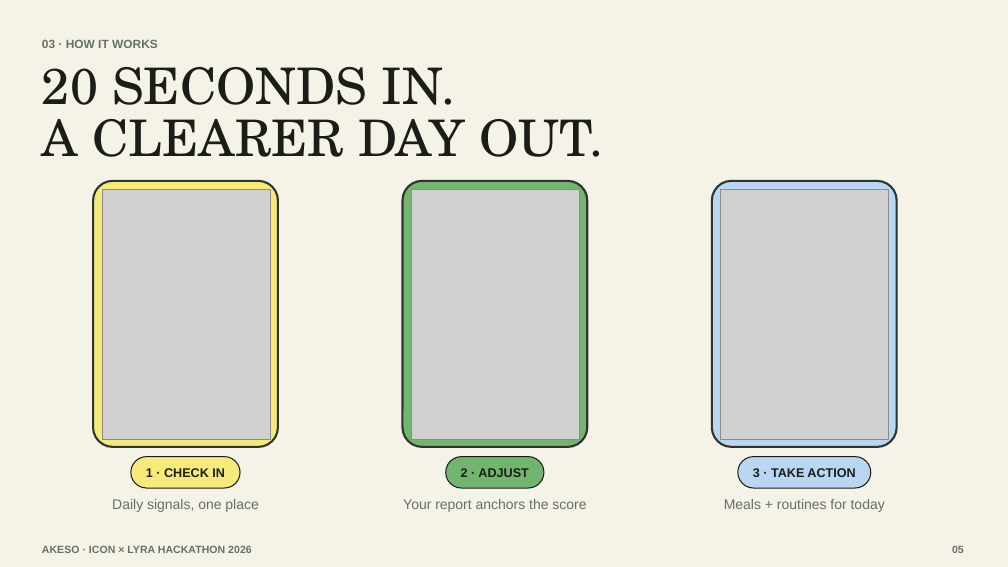
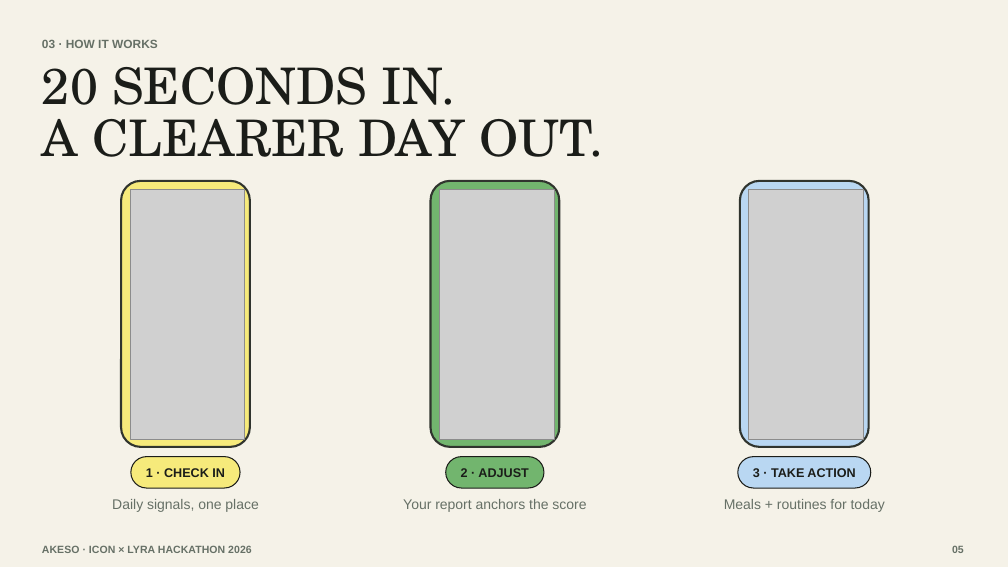
Before and after one commit to EdwinjJ1/akeso, a slide deck: slide 6 of pitch/Akeso-ICON-Lyra-Pitch-Revised.pptx. Drawn at 1008x567 pixels with LibreOffice and Linux fonts; fonts in the diff are those of the drawing; grey boxes stand for pictures. Boxes give left, top, right and bottom in pixels: in the first picture for what was removed or moved away, otherwise in the second. Text is boxed around its words. In the diff, an @@ line names an element or a change of style, - is before the commit and + after.

```diff
--- a/pitch/Akeso-ICON-Lyra-Pitch-Revised.pptx
+++ b/pitch/Akeso-ICON-Lyra-Pitch-Revised.pptx
@@ rounded rectangle: place and size @@
-rounded rectangle at [93,180,277,447]
+rounded rectangle at [121,180,250,447]
@@ picture: place and size @@
-picture at [102,190,270,438]
+picture at [130,190,245,438]
@@ rounded rectangle: place and size @@
-rounded rectangle at [402,180,587,447]
+rounded rectangle at [430,180,559,447]
@@ picture: place and size @@
-picture at [411,190,580,438]
+picture at [439,190,554,438]
@@ proportions changed in 3 elements at [121,180,250,447], [430,180,559,447], [740,180,869,447] @@
@@ rounded rectangle: place and size @@
-rounded rectangle at [712,180,896,447]
+rounded rectangle at [740,180,869,447]
@@ picture: place and size @@
-picture at [721,190,889,438]
+picture at [749,190,864,438]
```
Also in this commit, not shown: 4 other slides changed, 19 other files.
